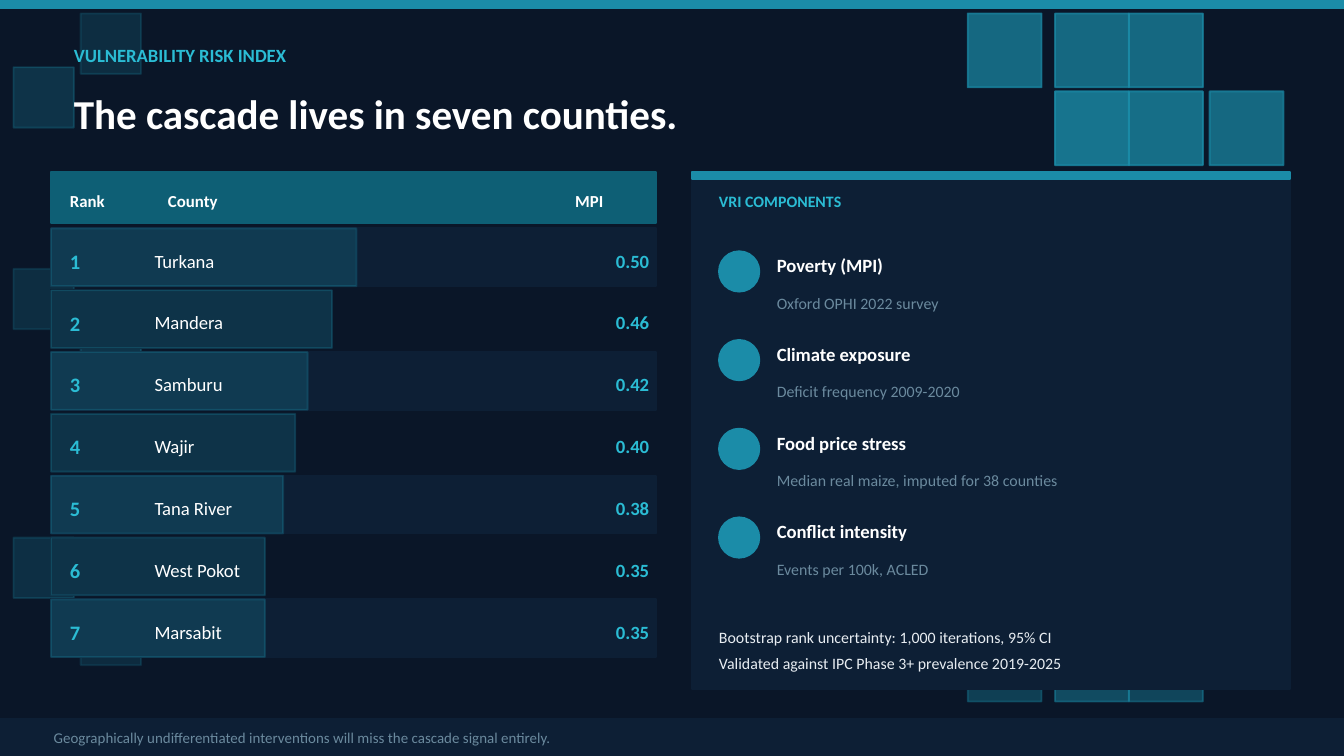
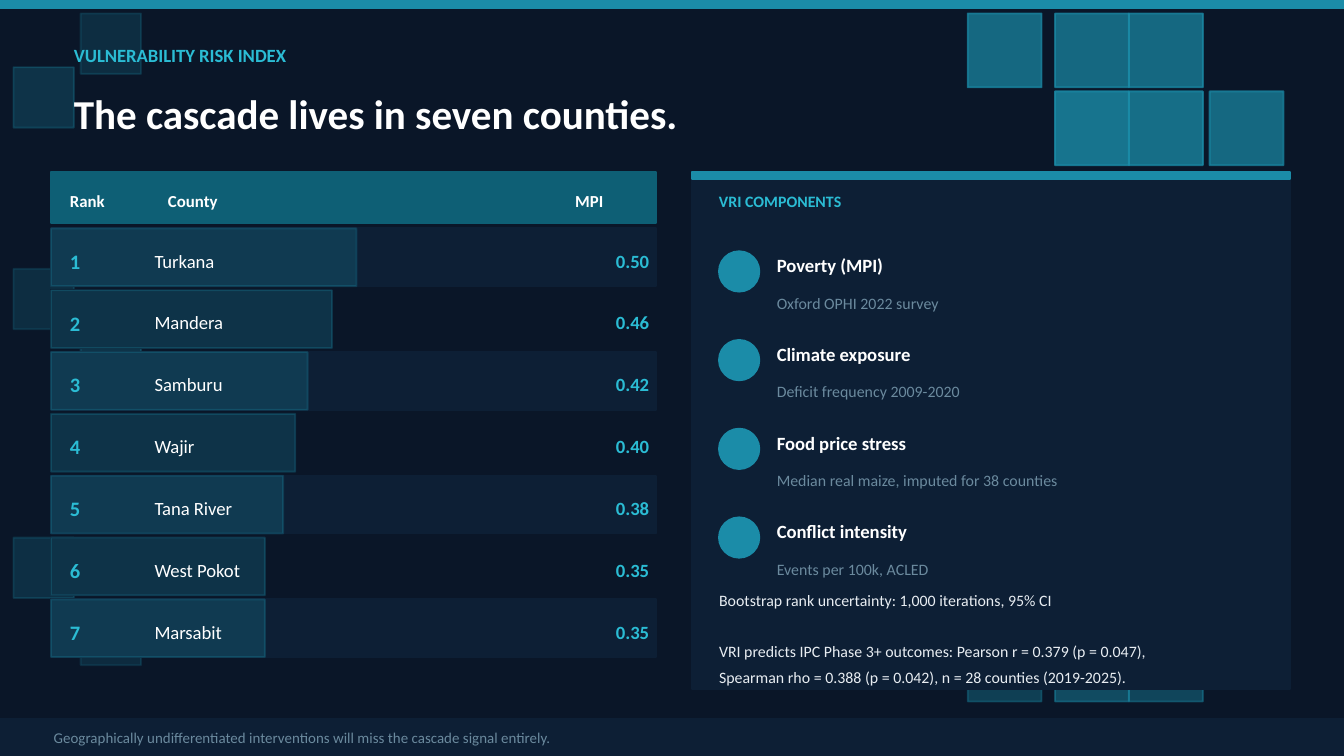
Before and after one commit to MutwiriC/compound-crisis-cascade-kenya, a slide deck: slide 7 of reports/Cascade_Kenya_2026.pptx. Drawn at 1344x756 pixels with LibreOffice and Linux fonts; fonts in the diff are those of the drawing. Boxes give left, top, right and bottom in pixels: in the first picture for what was removed or moved away, otherwise in the second. Text is boxed around its words. In the diff, an @@ line names an element or a change of style, - is before the commit and + after.

```diff
--- a/reports/Cascade_Kenya_2026.pptx
+++ b/reports/Cascade_Kenya_2026.pptx
@@ text "Bootstrap rank uncertainty: 1,000 iterations, ...": place and size @@
-text "Bootstrap rank uncertainty: 1,000 iterations, ..." at [719, 632, 1061, 672]
+text "Bootstrap rank uncertainty: 1,000 iterations, ..." at [719, 595, 1146, 686]
@@ text at [719, 645, 1146, 686]: text changed @@
-Validated against IPC Phase 3+ prevalence 2019-2025
+VRI predicts IPC Phase 3+ outcomes: Pearson r = 0.379 (p = 0.047),
+Spearman rho = 0.388 (p = 0.042), n = 28 counties (2019-2025).
```
Also in this commit, not shown: 2 other files.
